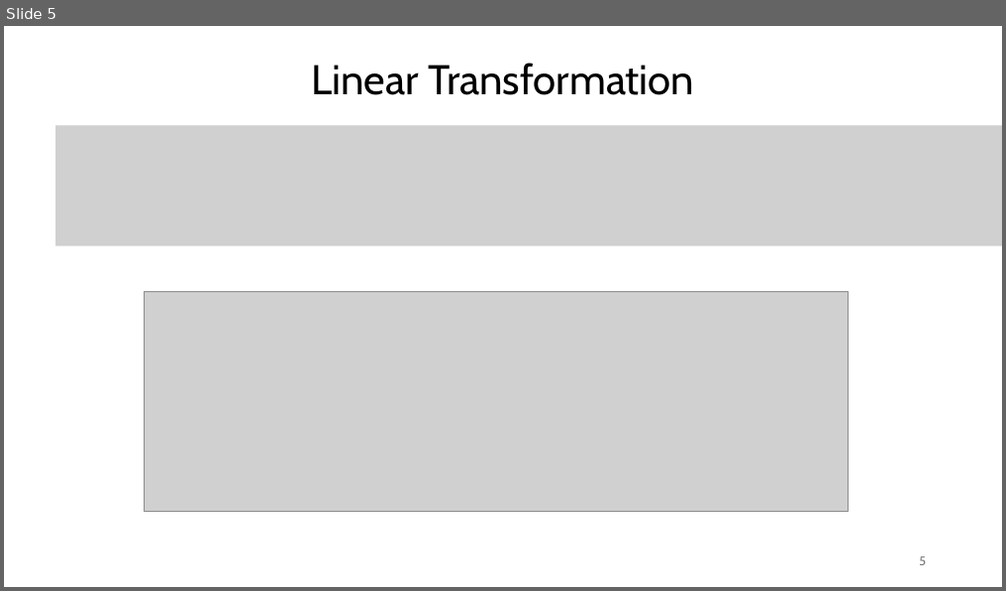
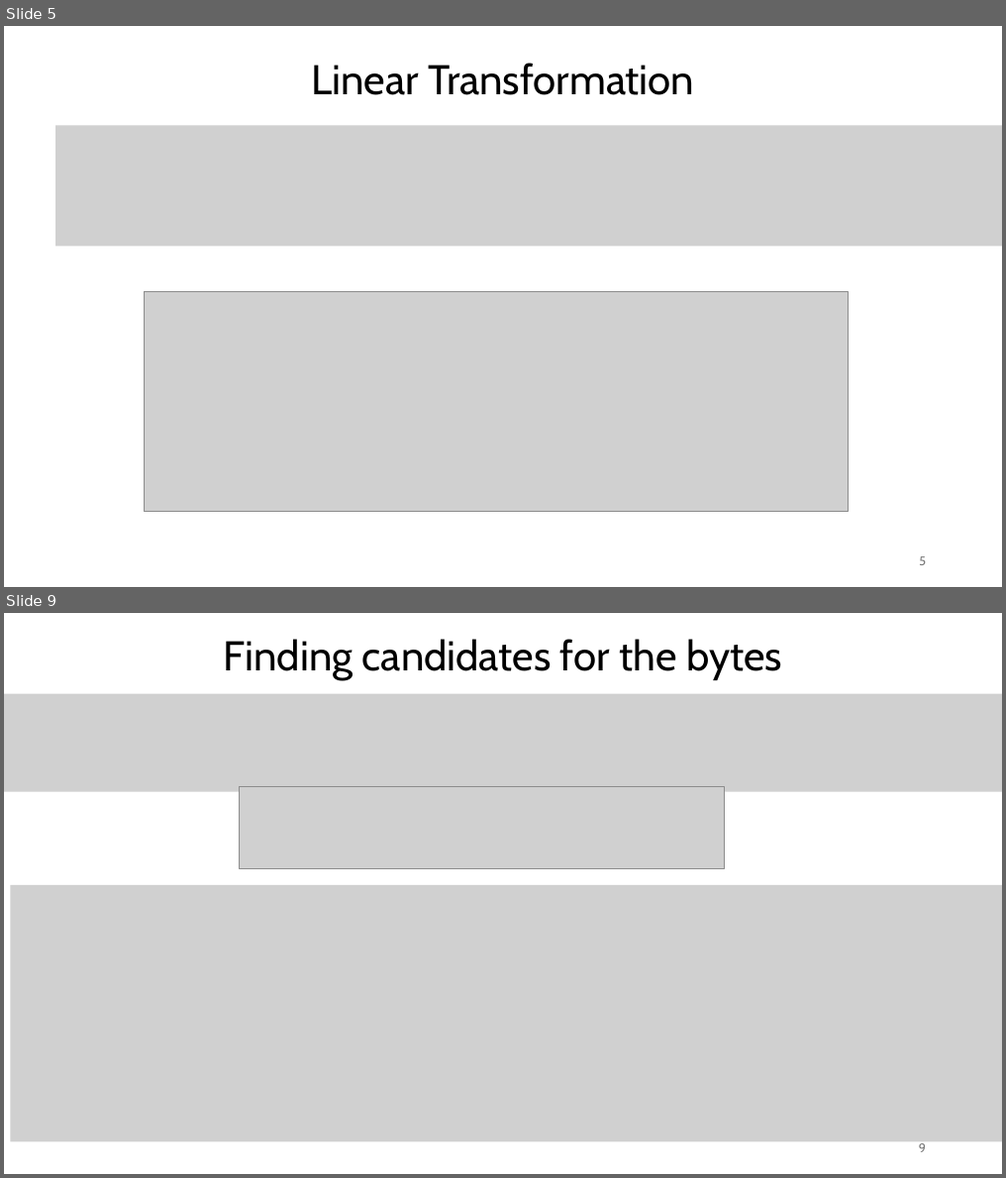
Before and after one commit to Specht1000/PFE-SM4-Fault-Injection, a slide deck: docs/Apresentation_PFE.pptx. Shown one above the other, each under a label of ours: slide 5 before the commit, slides 5 and 9 after it; the slides between them are not shown. The pictures are 1006x591 and 1006x1178 pixels, drawn with LibreOffice and Linux fonts; fonts in the diff are those of the drawing; grey boxes stand for pictures. Boxes give left, top, right and bottom in pixels: in the first picture for what was removed or moved away, otherwise in the second. Text is boxed around its words. In the diff, an @@ line names an element or a change of style, - is before the commit and + after.

```diff
--- a/docs/Apresentation_PFE.pptx
+++ b/docs/Apresentation_PFE.pptx
@@ slide 9 added at (4,613,1002,1174), background #FFFFFF @@
@@ text added at (224,639,782,680), 40 pt, text #000000 @@
+Finding candidates for the bytes
@@ picture added at (4,694,1002,792) @@
@@ picture added at (239,786,724,869) @@
@@ picture added at (11,885,1002,1143) @@
@@ page number added at (919,1144,926,1153), 12 pt, text #797979 @@
+9
```
Also in this commit, not shown: 1 slide changed, 6 other slides added, 1 slide removed, 33 other files.
